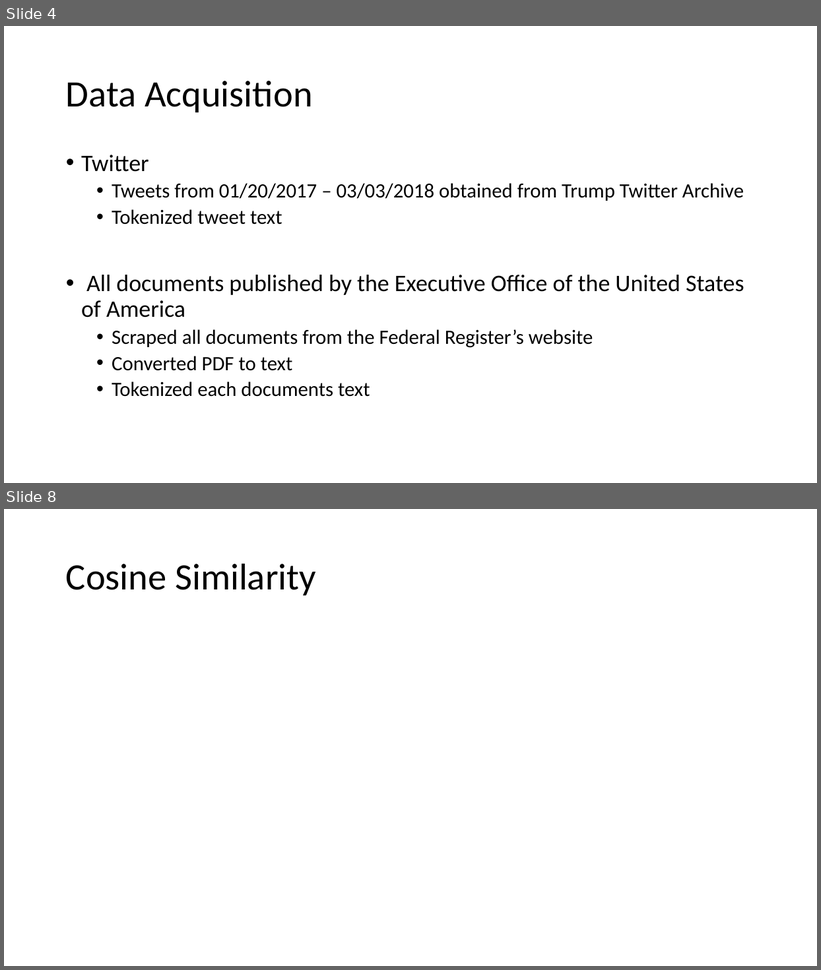
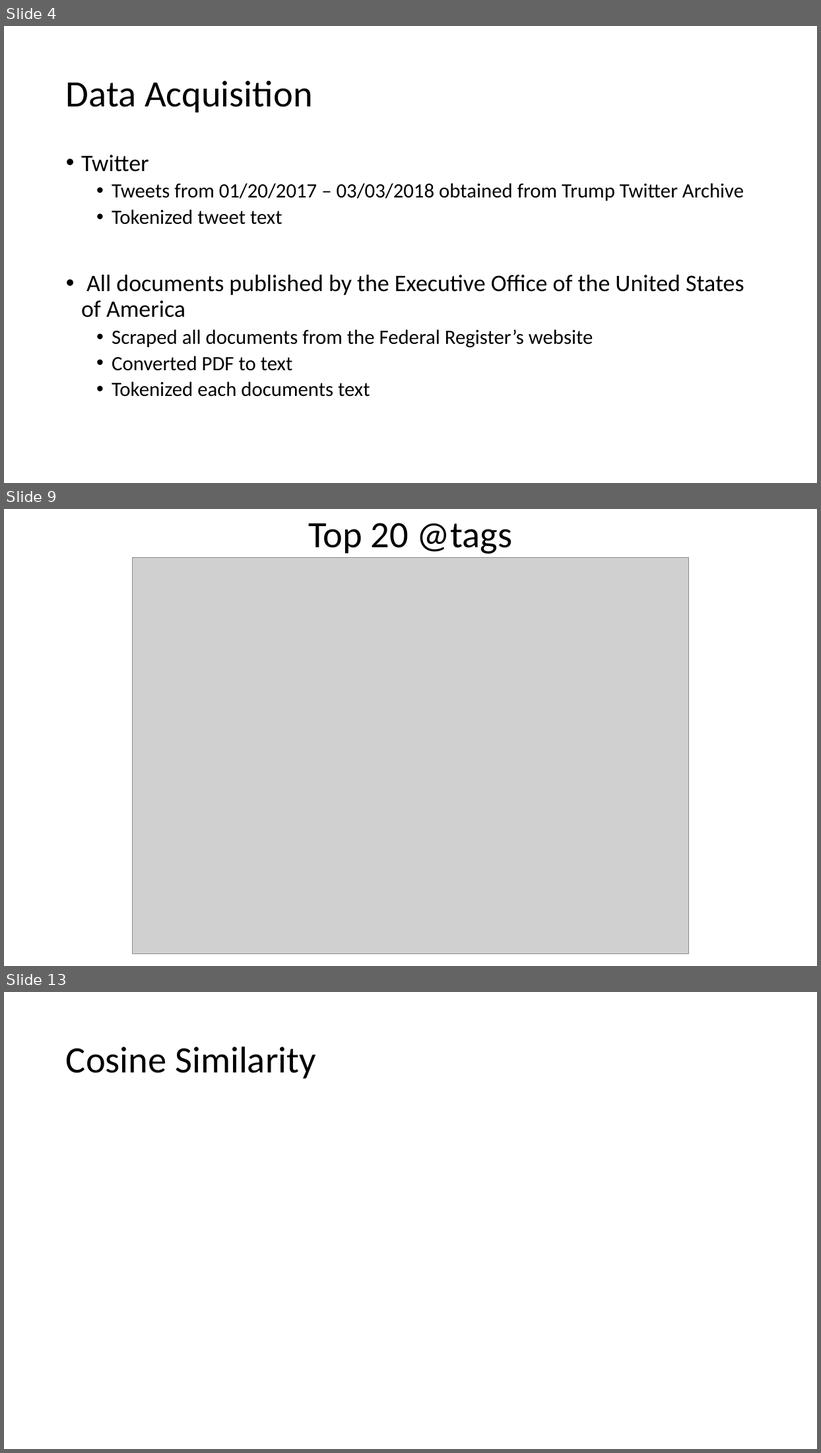
Before and after one commit to mtchem/Twitter-Politics, a slide deck: Twitter and Politics.pptx. Shown one above the other, each under a label of ours: slides 4 and 8 before the commit, slides 4, 9 and 13 after it; the slides between them are not shown. The pictures are 821x970 and 821x1453 pixels, drawn with LibreOffice and Linux fonts; fonts in the diff are those of the drawing; grey boxes stand for pictures. Boxes give left, top, right and bottom in pixels: in the first picture for what was removed or moved away, otherwise in the second. Text is boxed around its words. In the diff, an @@ line names an element or a change of style, - is before the commit and + after.

Commit message:
added figures to presentation

```diff
--- a/Twitter and Politics.pptx
+++ b/Twitter and Politics.pptx
@@ slide 9 added at [4, 509, 817, 966], background #FFFFFF @@
@@ text added at [308, 523, 512, 554], 44 pt, text #000000 @@
+Top 20 @tags
@@ picture added at [133, 557, 688, 955] @@
@@ what was slide 8 is now slide 13 @@
```
Also in this commit, not shown: 3 slides changed, 5 other slides added, 1 slide removed, 15 other files.
